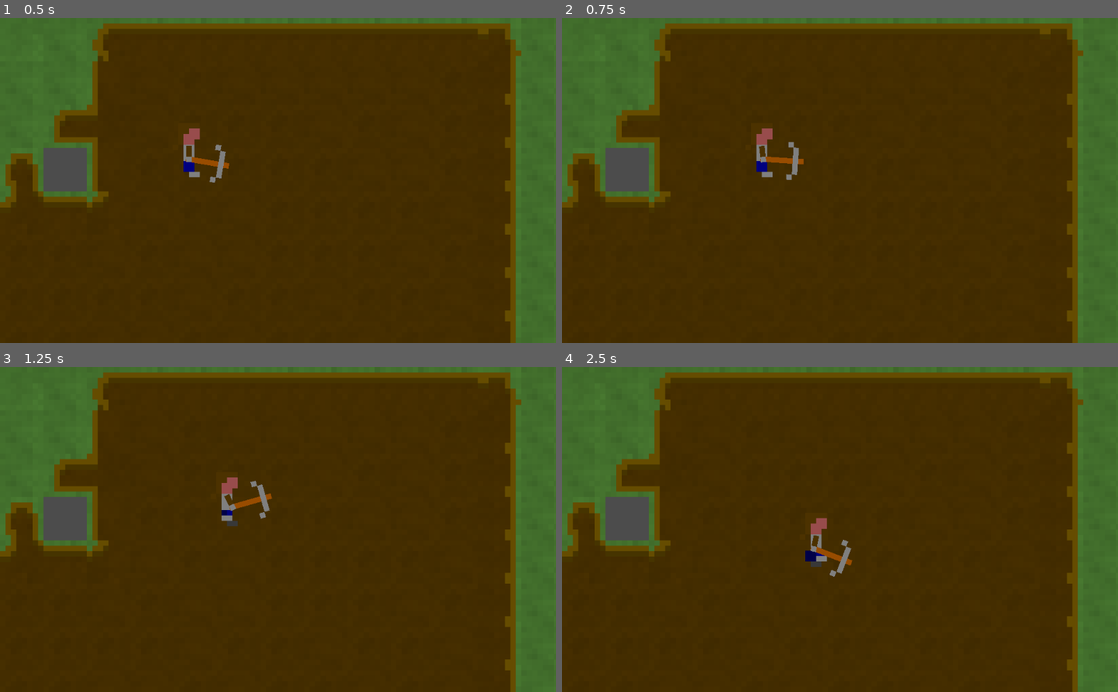
Above: before the commit, frames 1-4 (two rows, left to right).
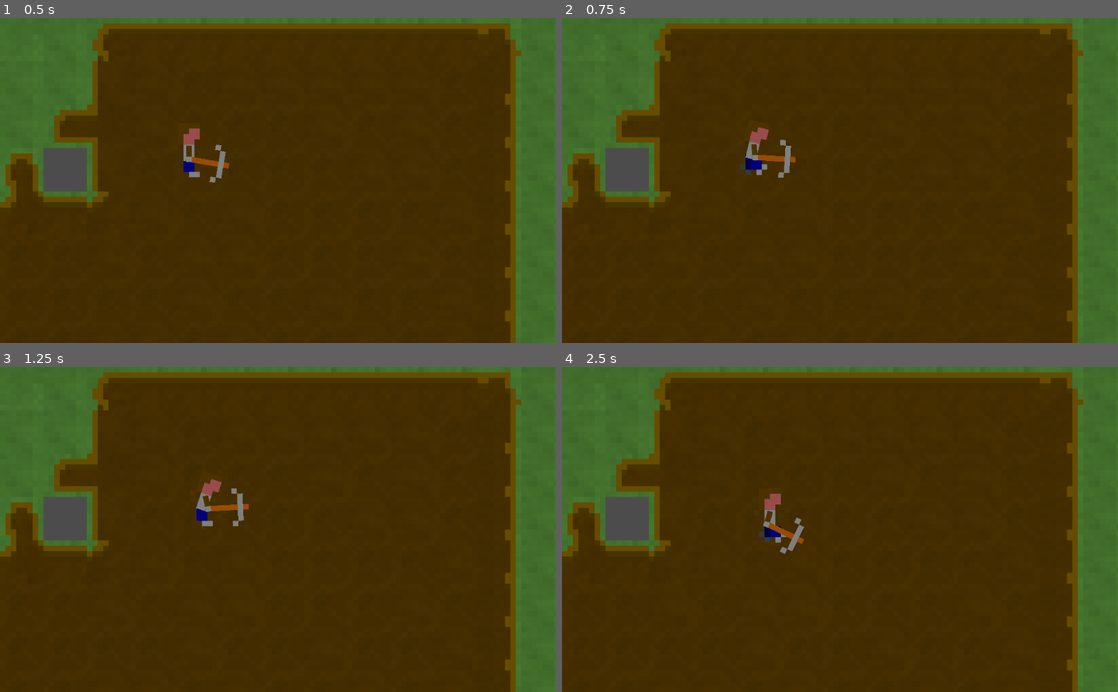
Above: after the commit, the same moments.

Repository: xarvh/residuals
Game: Godot game, scene res://scenes/Main.tscn
Same seed, same stepped clock (60 frames per second), same inputs: the game is played once before the commit and once after it.
Inputs:
- Up to frame 1 (0.5 s): no input
- Up to frame 2 (0.75 s): tap Enter (ui_accept) at 0.5, 0.6 s; hold Right (ui_right) from 0.53 s (still down)
- Up to frame 3 (1.25 s): keep holding Right (ui_right); tap Enter (ui_accept) at 0.77, 1.07 s
- Up to frame 4 (2.5 s): release Right (ui_right) at 1.28 s; hold Down (ui_down) 1.28-2.03 s; tap Enter (ui_accept) at 1.35, 1.52, 1.82, 2.1 s; hold Right (ui_right) from 2.03 s (still down)

Frame 1 is identical in both runs. In frame 2, 0.7% of the frame differs, in the area x 32-44%, y 33-50%; in frame 3, 0.9%; in frame 4, 1.1%, in the area x 35-53%, y 38-65%.

Commit message:
cleanup

Diff:
--- a/scenes/HumanCharacter.tscn
+++ b/scenes/HumanCharacter.tscn
@@ -6,25 +6,7 @@
 [ext_resource path="res://assets/pickaxe.png" type="Texture" id=4]
 [ext_resource path="res://shaders/ColorizeRGB.shader" type="Shader" id=5]
 
-[sub_resource type="ShaderMaterial" id=3]
-shader = ExtResource( 5 )
-shader_param/colorR = Vector3( 0.3, 0.2, 0 )
-shader_param/colorG = Vector3( 0.5, 0.5, 0.5 )
-shader_param/colorB = Vector3( 0, 0, 0.5 )
-
-[sub_resource type="ShaderMaterial" id=4]
-shader = ExtResource( 5 )
-shader_param/colorR = Vector3( 0.3, 0.2, 0 )
-shader_param/colorG = Vector3( 0.5, 0.5, 0.5 )
-shader_param/colorB = Vector3( 0.6, 0.3, 0.3 )
-
-[sub_resource type="ShaderMaterial" id=5]
-shader = ExtResource( 5 )
-shader_param/colorR = Vector3( 0.6, 0.3, 0 )
-shader_param/colorG = Vector3( 0.5, 0.5, 0.5 )
-shader_param/colorB = Vector3( 0, 0, 1 )
-
-[sub_resource type="Animation" id=6]
+[sub_resource type="Animation" id=1]
 resource_name = "Idle"
 tracks/0/type = "value"
 tracks/0/path = NodePath("Legs:frame")
@@ -103,8 +85,7 @@
 "values": [ 1, 0, 3 ]
 }
 
-[sub_resource type="Animation" id=1]
-resource_name = "Walk"
+[sub_resource type="Animation" id=3]
 length = 6.0
 loop = true
 tracks/0/type = "value"
@@ -132,38 +113,57 @@
 "values": [ 21.1757, -52.7455 ]
 }
 
+[sub_resource type="ShaderMaterial" id=4]
+shader = ExtResource( 5 )
+shader_param/colorR = Vector3( 0.3, 0.2, 0 )
+shader_param/colorG = Vector3( 0.5, 0.5, 0.5 )
+shader_param/colorB = Vector3( 0, 0, 0.5 )
+
+[sub_resource type="ShaderMaterial" id=5]
+shader = ExtResource( 5 )
+shader_param/colorR = Vector3( 0.3, 0.2, 0 )
+shader_param/colorG = Vector3( 0.5, 0.5, 0.5 )
+shader_param/colorB = Vector3( 0.6, 0.3, 0.3 )
+
+[sub_resource type="ShaderMaterial" id=6]
+shader = ExtResource( 5 )
+shader_param/colorR = Vector3( 0.6, 0.3, 0 )
+shader_param/colorG = Vector3( 0.5, 0.5, 0.5 )
+shader_param/colorB = Vector3( 0, 0, 1 )
+
 [node name="Node2D" type="Node2D"]
 position = Vector2( 183, 129 )
 scale = Vector2( 10, 10 )
 
+[node name="AnimationPlayer" type="AnimationPlayer" parent="."]
+playback_speed = 6.0
+anims/Idle = SubResource( 1 )
+anims/SwingTool = SubResource( 2 )
+anims/Walk = SubResource( 3 )
+
 [node name="Legs" type="Sprite" parent="."]
-material = SubResource( 3 )
+material = SubResource( 4 )
 texture = ExtResource( 1 )
 hframes = 6
-frame = 1
+frame = 3
 
 [node name="Torso+Head" type="Sprite" parent="Legs"]
-material = SubResource( 4 )
+material = SubResource( 5 )
 position = Vector2( -0.0658932, 2.66441 )
 texture = ExtResource( 2 )
 offset = Vector2( 0.0658932, -1.66441 )
 
 [node name="Arm" type="Sprite" parent="Legs/Torso+Head"]
-material = SubResource( 3 )
+material = SubResource( 4 )
 position = Vector2( 0.0518665, -2.2413 )
+rotation = -0.346533
 z_index = 1
 texture = ExtResource( 3 )
 offset = Vector2( -0.495468, 0.845141 )
 
 [node name="Pickaxe" type="Sprite" parent="Legs/Torso+Head/Arm"]
-material = SubResource( 5 )
+material = SubResource( 6 )
 position = Vector2( 3.306, 3.34567 )
 rotation = 1.74096
 z_index = -1
 texture = ExtResource( 4 )
-
-[node name="AnimationPlayer" type="AnimationPlayer" parent="."]
-playback_speed = 6.0
-anims/Idle = SubResource( 6 )
-anims/SwingTool = SubResource( 2 )
-anims/Walk = SubResource( 1 )
--- a/scenes/Main.tscn
+++ b/scenes/Main.tscn
@@ -25,6 +25,6 @@
 "_editor_description_": ""
 }
 
-[node name="HumanCharacterAP" parent="." instance=ExtResource( 3 )]
+[node name="HumanCharacter" parent="." instance=ExtResource( 3 )]
 position = Vector2( 34.8328, 23.3723 )
 scale = Vector2( 1, 1 )
--- a/scripts/HumanManager.gd
+++ b/scripts/HumanManager.gd
@@ -8,6 +8,8 @@
 const inputDown = "ui_down"
 const inputLeft = "ui_left"
 const inputRight = "ui_right"
+const inputUseTool = "ui_accept"
+const inputQuit = "ui_cancel"
 
 const walkingSpeed = 10
 
@@ -16,14 +18,29 @@
 # internals
 #
 var sprite
+var animation_player
 
 func _ready():
-    self.sprite = self.get_node('HumanCharacterAP')
-    #self.sprite.walkingSpeed = 0
+    self.sprite = self.get_node('HumanCharacter')
+    self.animation_player = self.sprite.get_node("AnimationPlayer")
 
 
 # Called every frame. 'delta' is the elapsed time since the previous frame.
 func _process(delta):
+
+    if Input.is_action_just_pressed(inputQuit):
+        get_tree().quit()
+
+    var a = self.animation_player.current_animation
+
+    if a == "SwingTool":
+      return
+
+    if Input.is_action_just_pressed(inputUseTool):
+        if a == "Idle" or a == "Walk":
+          var x = self.animation_player.play("SwingTool")
+          return
+
     var dx = -1 if Input.is_action_pressed(inputLeft) else 1 if Input.is_action_pressed(inputRight) else 0
     var dy = -1 if Input.is_action_pressed(inputUp) else 1 if Input.is_action_pressed(inputDown) else 0
 
@@ -37,13 +54,11 @@
     self.sprite.position.x += dx * delta * walkingSpeed
     self.sprite.position.y += dy * delta * walkingSpeed
 
-    self.sprite.get_node("AnimationPlayer").play("Walk")
-    #self.sprite.walkingSpeed = walkingSpeed
+    self.animation_player.play("Walk")
 
     if dx < 0: self.sprite.scale.x = -1
     if dx > 0: self.sprite.scale.x = 1
 
 
 func stand(delta):
-    self.sprite.get_node("AnimationPlayer").play("Idle")
-    #self.sprite.walkingSpeed = 0
+    self.animation_player.play("Idle")
